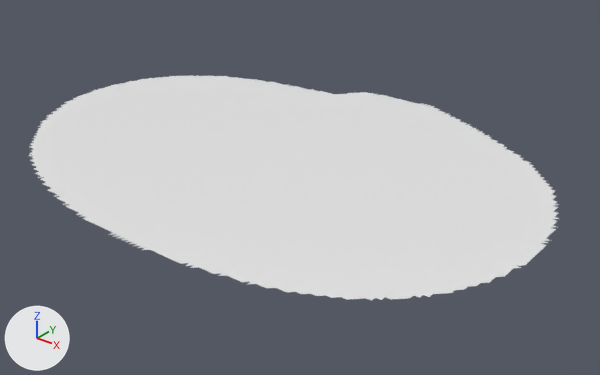
A saved change to the FBX model WizardingWorld/SourceAssets/fbx/SM_WaterLake.fbx.
Rendered twice from a 50 mm lens placed at (2465.0, -4122.0, 1676.0), pointed at (-31.0, -1002.0, -259.0). The lights are fixed; the arrows at lower left show +X, +Y and +Z. The older version comes first. Where no turn or scale is listed for an object, it has been applied to the vertices.

The older version as bpy lines, for what is in view:
```python
me_sm_waterlake_001 = bpy.data.meshes.new('SM_WaterLake.001')
me_sm_waterlake_001.from_pydata(...)  # 7941 vertices, 15471 faces; spans x -1536.0..1414.0, y -2265.0..-90.0, z 0.0
me_sm_waterlake_001.materials.append(mat_m_water)  # white #e7e7e7
ob_sm_waterlake = bpy.data.objects.new('SM_WaterLake', me_sm_waterlake_001)
ob_sm_waterlake.location = (0.0, 0.0, 0.0)
```
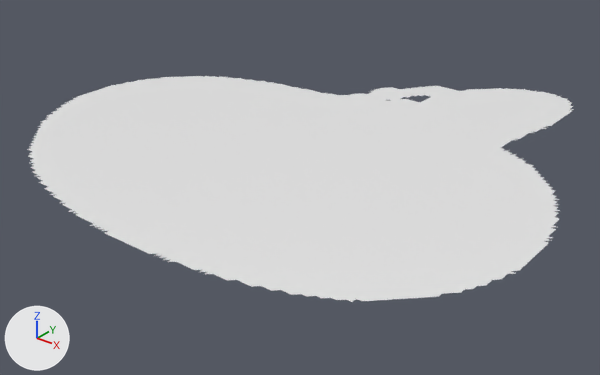
The newer file is also turned or shifted as a whole; pictures and numbers use the older file's frame.

Patch to the scene script:
```diff
--- a/WizardingWorld/SourceAssets/fbx/SM_WaterLake.fbx.py
+++ b/WizardingWorld/SourceAssets/fbx/SM_WaterLake.fbx.py
@@ me_sm_waterlake_001 @@
 # used by ob_sm_waterlake; location = (0.0, 0.0, 0.0)
-me_sm_waterlake_001.from_pydata(...)  # 7941 vertices, 15471 faces; spans x -1536.0..1414.0, y -2265.0..-90.0, z 0.0
+me_sm_waterlake_001.from_pydata(...)  # 8848 vertices, 17231 faces; spans x -1511.0..1414.0, y -2265.0..535.0, z 0.0
+# me_sm_waterlake_001 part 1: 40 vertices removed from x -1536.0..1014.0, y -1165.0..-140.0, z 0.0; 905 vertices added at x -211.0..1414.0, y -1140.0..535.0, z 0.0
+# me_sm_waterlake_001 part 2: 42 vertices added at x -1061.0..1414.0, y -2265.0..-1465.0, z 0.0
 me_sm_waterlake_001.materials.append(mat_m_water)
```

What differs and where, as boxes (x1, y1, x2, y2) in the pictures (600 x 375 px):
'SM_WaterLake', reshaped
    before: (29, 75, 559, 301)
    after: (28, 76, 574, 302)
part 1 of me_sm_waterlake_001, built on
    before: (92, 75, 531, 164)
    after: (370, 86, 574, 239)
part 2 of me_sm_waterlake_001, added
    after: (28, 148, 522, 302)
